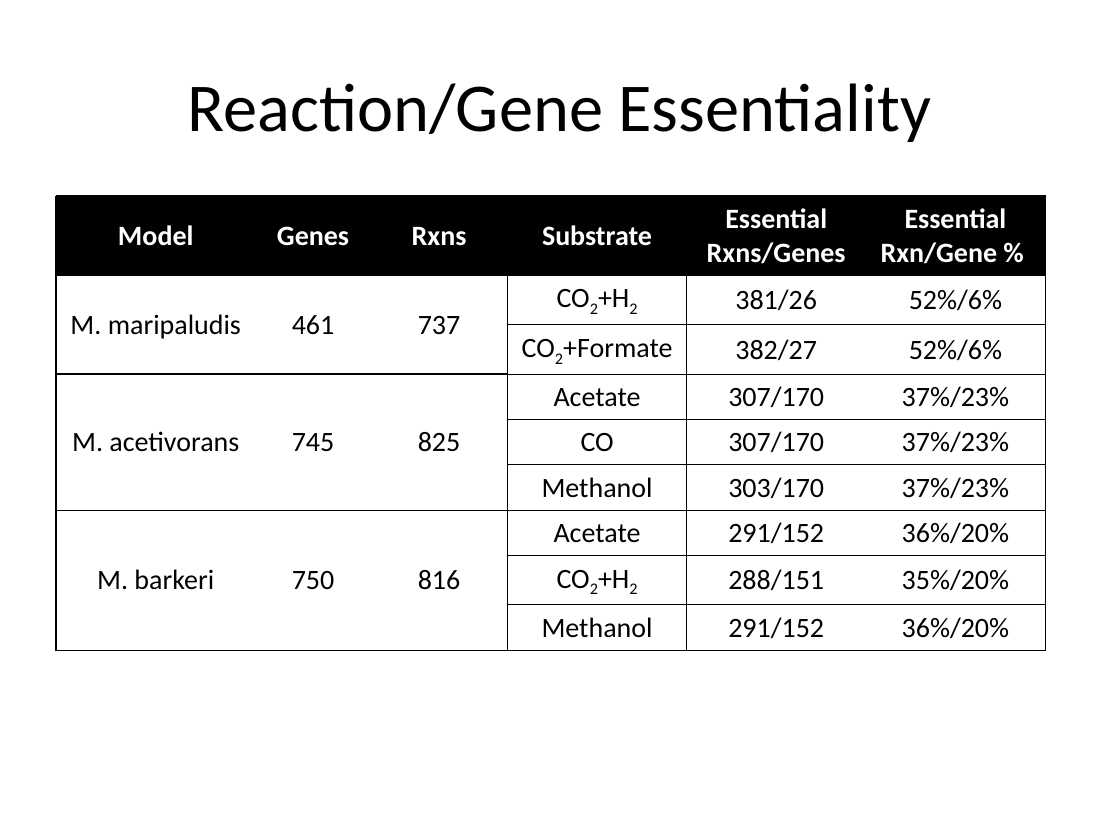
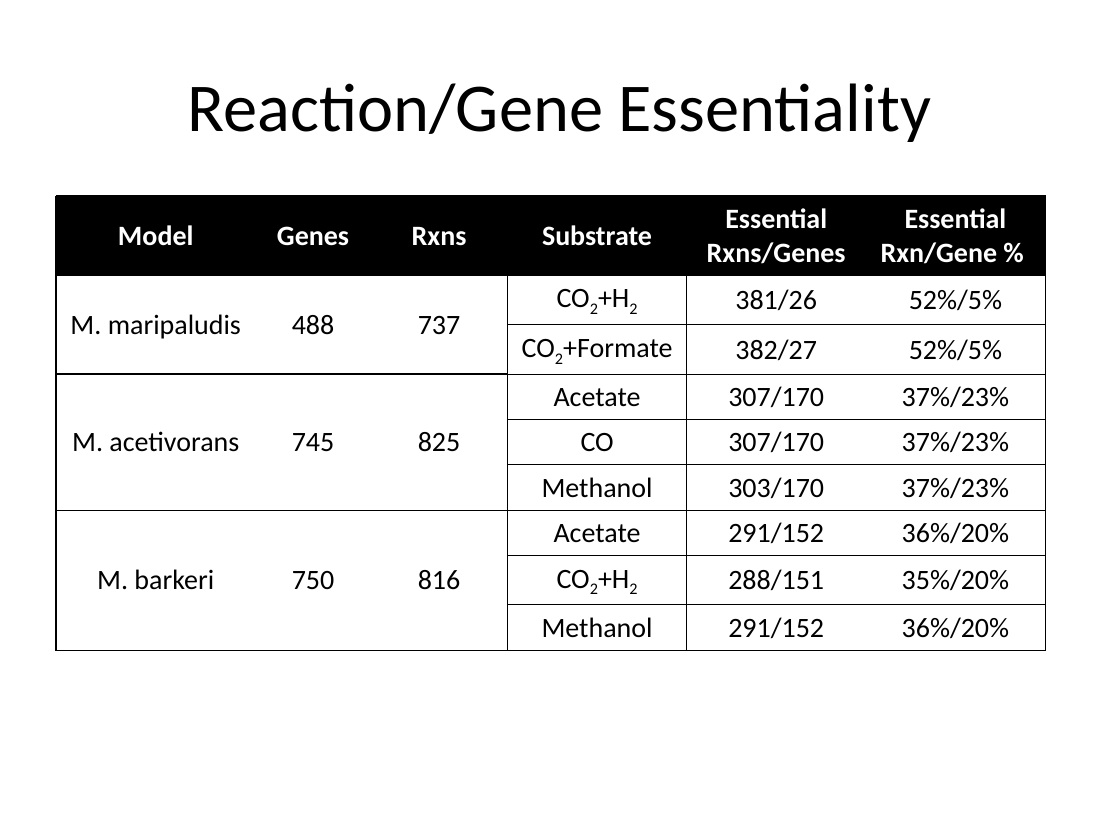
Before and after one commit to marichards/methanococcus, a slide deck: slide 10 of Reports/2014_09_update.pptx (slide 5 before the commit). Drawn at 1120x840 pixels with LibreOffice and Linux fonts; fonts in the diff are those of the drawing. Boxes give left, top, right and bottom in pixels: in the first picture for what was removed or moved away, otherwise in the second. Text is boxed around its words. In the diff, an @@ line names an element or a change of style, - is before the commit and + after.

Commit message:
Johns main reaction changes

```diff
--- a/Reports/2014_09_update.pptx
+++ b/Reports/2014_09_update.pptx
@@ table at <box>56,196,1045,643</box> @@
-row 2, column 2: 461
+row 2, column 2: 488
-row 2, column 6: 52%/6%
+row 2, column 6: 52%/5%
-row 3, column 6: 52%/6%
+row 3, column 6: 52%/5%
```
Also in this commit, not shown: 6 other slides changed, 9 slides added, 4 slides removed, 12 other files.
